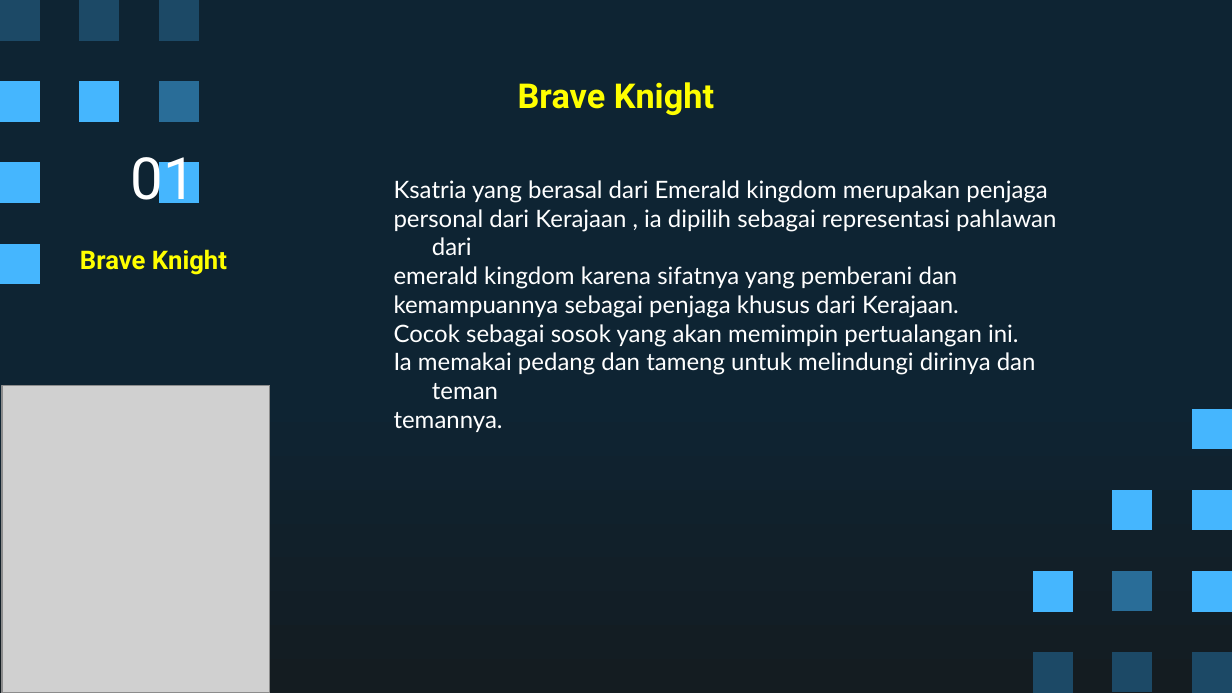
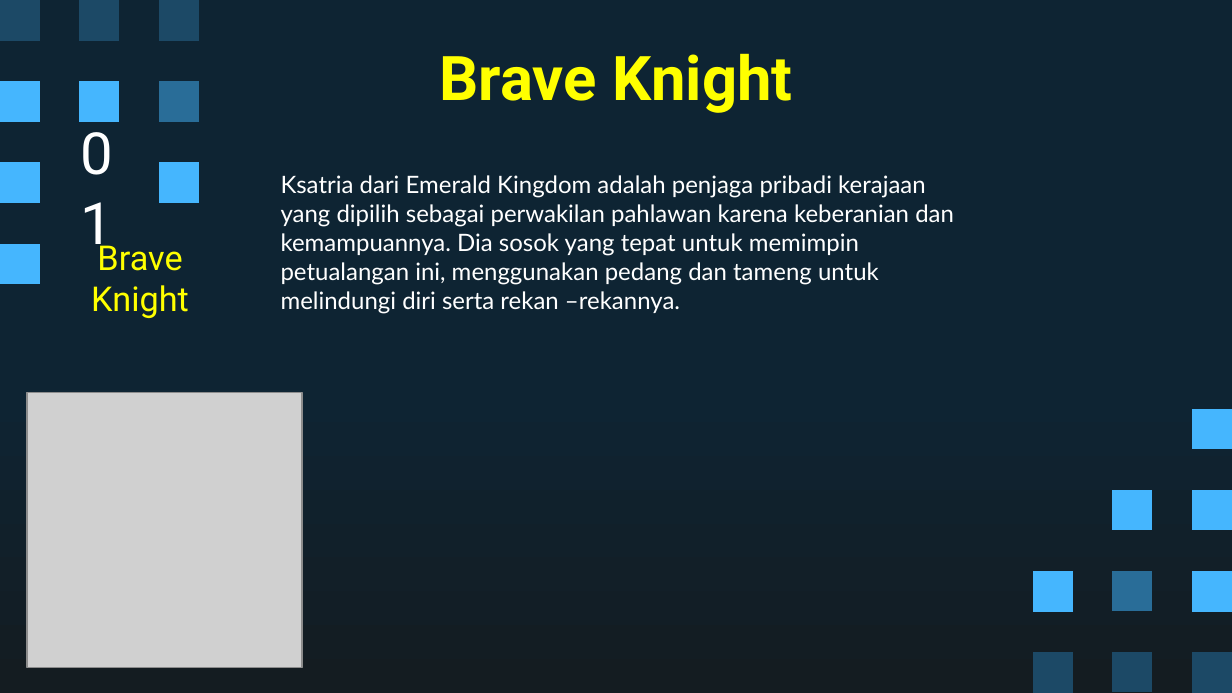
Before and after one commit to Ricardhad/gameProgProject, a slide deck: slide 7 of Super Pixel Vintage Gaming by Slidesgo.pptx. Drawn at 1232x693 pixels with LibreOffice and Linux fonts; fonts in the diff are those of the drawing; grey boxes stand for pictures. Boxes give left, top, right and bottom in pixels: in the first picture for what was removed or moved away, otherwise in the second. Text is boxed around its words. In the diff, an @@ line names an element or a change of style, - is before the commit and + after.

```diff
--- a/Super Pixel Vintage Gaming by Slidesgo.pptx
+++ b/Super Pixel Vintage Gaming by Slidesgo.pptx
@@ title "Brave Knight" moved from (x1=518, y1=82, x2=714, y2=115) to (x1=439, y1=53, x2=792, y2=113) @@
@@ title "Brave Knight" at (x1=439, y1=53, x2=792, y2=113): size 20 to 36 pt @@
@@ title "01" rewrapped from (x1=131, y1=157, x2=196, y2=203) to (x1=53, y1=152, x2=140, y2=222) @@
@@ text added at (x1=281, y1=175, x2=954, y2=314), 14 pt, text #FFFFFF @@
+Ksatria dari Emerald Kingdom adalah penjaga pribadi kerajaan yang dipilih sebagai perwakilan pahlawan karena keberanian dan kemampuannya. Dia sosok yang tepat untuk memimpin petualangan ini, menggunakan pedang dan tameng untuk melindungi diri serta rekan –rekannya.
@@ subtitle removed at (x1=394, y1=180, x2=1056, y2=432) @@
-Ksatria yang berasal dari Emerald kingdom merupakan penjaga
-personal dari Kerajaan , ia dipilih sebagai representasi pahlawan dari
-emerald kingdom karena sifatnya yang pemberani dan
-kemampuannya sebagai penjaga khusus dari Kerajaan.
-Cocok sebagai sosok yang akan memimpin pertualangan ini.
-Ia memakai pedang dan tameng untuk melindungi dirinya dan teman
-temannya.
@@ subtitle "Brave Knight" moved from (x1=80, y1=249, x2=227, y2=275) to (x1=91, y1=238, x2=189, y2=318) @@
@@ subtitle "Brave Knight" at (x1=91, y1=238, x2=189, y2=318): size 15 to 20 pt, bold off @@
@@ picture resized from (x1=2, y1=386, x2=270, y2=693) to (x1=27, y1=393, x2=302, y2=668) @@
```
Also in this commit, not shown: 7 other slides changed, 5 slides added, 5 slides removed.
